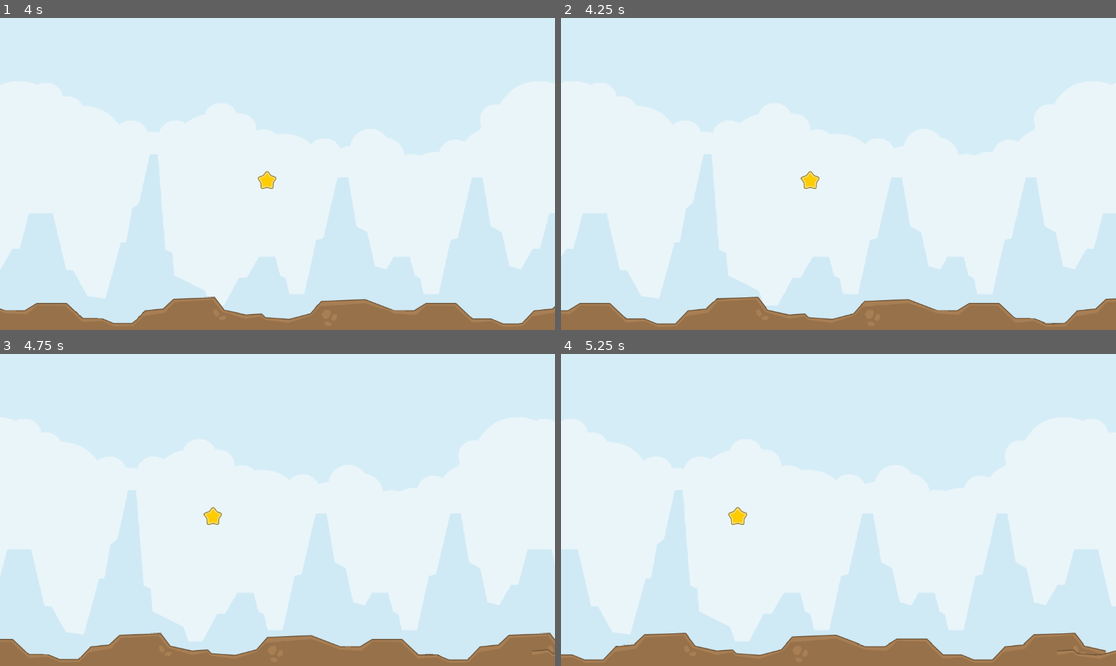
Above: before the commit, frames 1-4 (two rows, left to right).
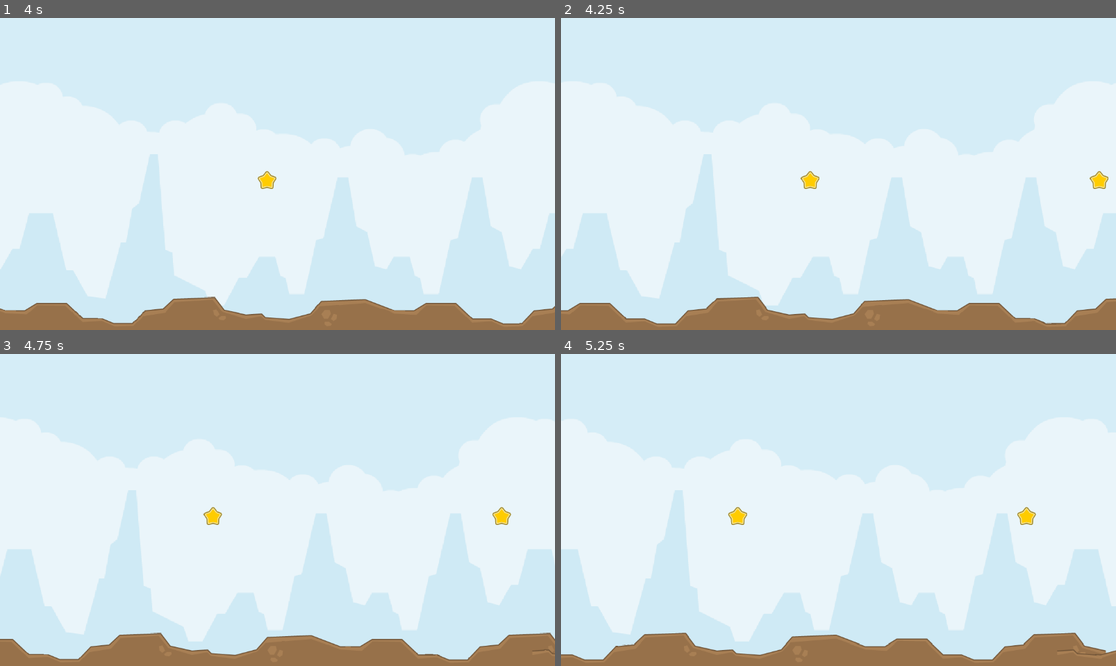
Above: after the commit, the same moments.

Repository: AllanSechrist/FlappyPlane
Game: Godot game, scene res://scenes/sandbox.tscn
The game is run twice, just before and just after one commit, with the same random seed, the same clock (stepped at 60 frames per second) and the same inputs. The project has no main scene, so this scene is started directly.
Inputs (mouse positions are in pixels of both pictures, inside the frame that each line leads up to):
- Up to frame 1 (4 s): move the mouse to (399, 158) at 0.52 s; click (399, 158) at 0.6 s; move the mouse to (166, 189) at 1.27 s; click (166, 189) at 1.35 s; move the mouse to (333, 105) at 2.02 s; click (333, 105) at 2.1 s; move the mouse to (249, 236) at 2.77 s; click (249, 236) at 2.85 s; move the mouse to (444, 220) at 3.52 s; click (444, 220) at 3.6 s
- Up to frame 2 (4.25 s): no input
- Up to frame 3 (4.75 s): move the mouse to (111, 463) at 4.27 s; click (111, 463) at 4.35 s
- Up to frame 4 (5.25 s): move the mouse to (866, 510) at 5.02 s; click (866, 510) at 5.1 s

Frame 1 is identical in both runs. In frame 2, 0.1% of the frame differs, in the area x 95-99%, y 48-55%; in frame 3, 0.1%; in frame 4, 0.1%.

Commit message:
finish collectable, add game settings

Diff:
--- /dev/null
+++ b/global/game_settings.gd
@@ -0,0 +1,4 @@
+extends Node
+
+var game_speed := 150.0
+var top_rock_offset := -80.0
--- a/project.godot
+++ b/project.godot
@@ -13,6 +13,10 @@
 config/name="Flappy Plane"
 config/features=PackedStringArray("4.6", "Forward Plus")
 config/icon="res://icon.svg"
+
+[autoload]
+
+GameSettings="*uid://c5kwq0yr0sr8q"
 
 [input]
 
--- a/scenes/collectables/collectable.gd
+++ b/scenes/collectables/collectable.gd
@@ -4,22 +4,22 @@
 @onready var sprite_2d: Sprite2D = $Sprite2D
 @onready var collision_shape_2d: CollisionShape2D = $CollisionShape2D
 
-@export var speed := 150.0
+@export var score := 1
 
-signal collected
+signal collected(collectable: Collectable)
 signal despawn
 
 func _ready() -> void:
 	pass
 
 func _physics_process(delta: float) -> void:
-	position.x -= speed * delta
+	position.x -= GameSettings.game_speed * delta
 
 	if position.x <= -50:
 		despawn.emit()
 		queue_free()
 
 func _on_body_entered(_body: Node2D) -> void:
-	monitoring = false
-	collected.emit()
+	set_deferred("monitoring", false)
+	collected.emit(self)
 	queue_free()
--- a/scenes/collectables/collectable_spawner.gd
+++ b/scenes/collectables/collectable_spawner.gd
@@ -5,7 +5,9 @@
 @onready var spawn_point: Marker2D = $SpawnPoint
 
 @export var colletable_scene: PackedScene
-@export var spawn_interval := 8.0
+@export var spawn_interval := 4.0
+
+signal collectable_collected(points: int)
 
 func _ready() -> void:
 	spawn_timer.timeout.connect(_on_spawn_timer_timeout)
@@ -18,4 +20,8 @@
 func spawn() -> void:
 	var collectable := colletable_scene.instantiate()
 	collectable.global_position = spawn_point.global_position
+	collectable.collected.connect(_on_collected)
 	add_child.call_deferred(collectable)
+
+func _on_collected(collectable: Collectable) -> void:
+	collectable_collected.emit(collectable.score)
--- a/scenes/game_manager.gd
+++ b/scenes/game_manager.gd
@@ -4,7 +4,27 @@
 @onready var player: Player = $Player
 @onready var rock_spawner: RockSpawner = $RockSpawner
 @onready var ground_spawner: GroundSpawner = $GroundSpawner
+@onready var collectable_spawner: CollectableSpawner = $CollectableSpawner
 
+
+
+var score := 0
+
+#UI
+signal score_changed(new_score: int)
 
 func _ready() -> void:
 	ground_spawner.request_connection.connect(rock_spawner._on_connection_requested)
+	collectable_spawner.collectable_collected.connect(_on_score_change)
+
+func _on_score_change(points: int) -> void:
+	score += points
+	score_changed.emit(score)
+	increase_game_speed()
+	print(score)
+
+func increase_game_speed() -> void:
+	GameSettings.game_speed *= 1.0025
+	GameSettings.top_rock_offset += 0.5
+	print(GameSettings.game_speed)
+	print(GameSettings.top_rock_offset)
--- a/scenes/ground/ground.gd
+++ b/scenes/ground/ground.gd
@@ -3,8 +3,6 @@
 
 @onready var spawn_points: Node2D = $SpawnPoints
 
-
-@export var speed := 150.0
 @export var ground_width := 808.0
 @export var piece_count := 3
 
@@ -20,7 +18,7 @@
 	request_rock.emit(self)
 
 func _physics_process(delta: float) -> void:
-	position.x -= speed * delta
+	position.x -= GameSettings.game_speed * delta
 
 	if position.x <= -ground_width:
 		despawn.emit(self)
--- a/scenes/ground/ground_spawner.gd
+++ b/scenes/ground/ground_spawner.gd
@@ -26,4 +26,3 @@
 	ground_segments.erase(ground)
 	ground.queue_free()
 	spawn_ground()
-	print("Free!")
--- a/scenes/player/player.tscn
+++ b/scenes/player/player.tscn
@@ -4,7 +4,7 @@
 [ext_resource type="Script" uid="uid://bi3qqmekbgr1f" path="res://scenes/player/player.gd" id="1_dovo2"]
 
 [sub_resource type="RectangleShape2D" id="RectangleShape2D_x7p2l"]
-size = Vector2(41, 33)
+size = Vector2(33, 19)
 
 [node name="Player" type="CharacterBody2D" unique_id=1818544693]
 script = ExtResource("1_dovo2")
@@ -13,5 +13,5 @@
 texture = ExtResource("1_8afob")
 
 [node name="CollisionShape2D" type="CollisionShape2D" parent="." unique_id=1230257114]
-position = Vector2(3.5, -0.5)
+position = Vector2(10.5, -0.5)
 shape = SubResource("RectangleShape2D_x7p2l")
--- a/scenes/rock/rock.gd
+++ b/scenes/rock/rock.gd
@@ -1,7 +1,5 @@
 extends AnimatableBody2D
 class_name Rock
-
-@export var speed := 150.0
 
 var despawn_x: float
 var has_despawned := false
@@ -12,7 +10,7 @@
 	despawn_x = -100.0
 
 func _physics_process(delta: float) -> void:
-	position.x -= speed * delta
+	position.x -= GameSettings.game_speed * delta
 
 	if position.x < despawn_x and not has_despawned:
 		has_despawned = true
--- a/scenes/rock/rock_spawner.gd
+++ b/scenes/rock/rock_spawner.gd
@@ -4,7 +4,6 @@
 @export var rock_scene: PackedScene
 @export var number_of_rocks := 2
 @export var rock_distance := 500.0
-@export var top_rock_offset := -80
 
 var rocks: int
 
@@ -15,19 +14,16 @@
 	ground.request_rock.connect(_on_ground_request_rock)
 
 func _on_ground_request_rock(ground: Ground) -> void:
-	print("ground.position.x seen by spawner = ", ground.position.x)
 	var screen_size := get_viewport_rect().size
 	for i in range(number_of_rocks):
 		var spawn_point = ground.rock_spawn_points[i]
 		var rock_bottom := rock_scene.instantiate()
 		var rock_top := rock_scene.instantiate()
 		rock_bottom.global_position = spawn_point.global_position
-		rock_bottom.speed = ground.speed
 		rock_bottom.despawn.connect(_on_rock_despawn)
 
 		rock_top.rotation_degrees = 180.0
-		rock_top.global_position = Vector2(spawn_point.global_position.x + rock_distance, top_rock_offset)
-		rock_top.speed = ground.speed
+		rock_top.global_position = Vector2(spawn_point.global_position.x + rock_distance, GameSettings.top_rock_offset)
 		rock_top.despawn.connect(_on_rock_despawn)
 		add_child.call_deferred(rock_bottom)
 		add_child.call_deferred(rock_top)
Not shown, added: global/game_settings.gd.uid
